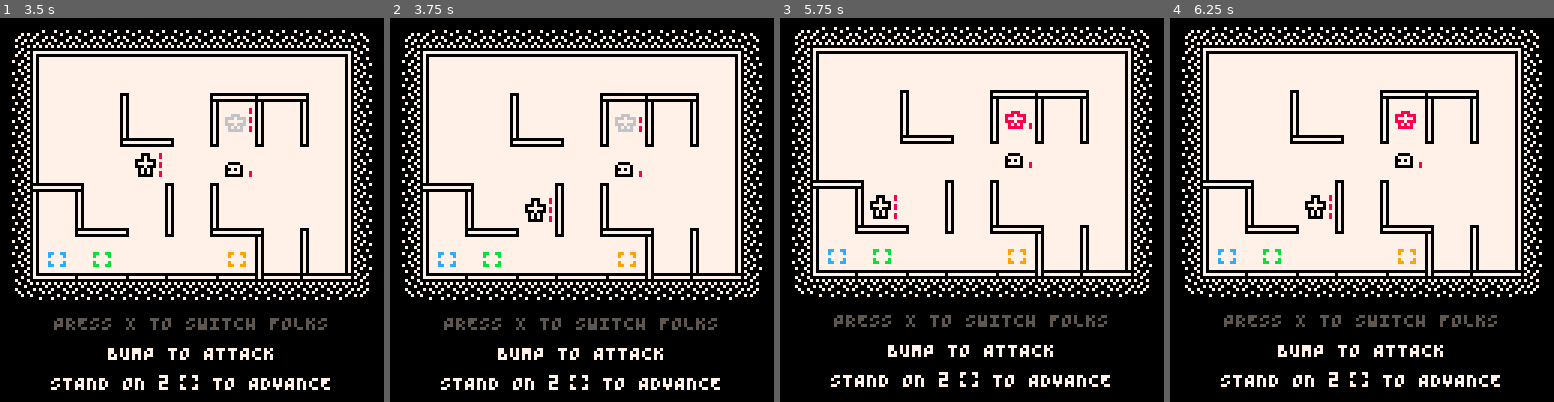
Above: before the commit, frames 1-4 (left to right).
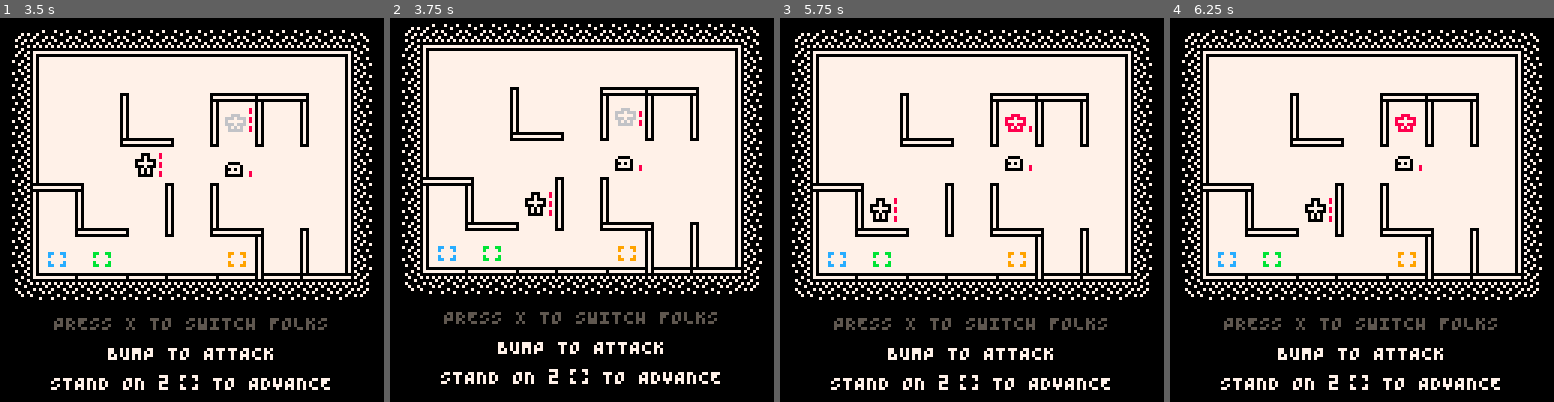
Above: after the commit, the same moments.

Repository: taylordolan/grid-folks
Game: PICO-8 cartridge grid_folks.p8
Two runs of this game, one before a commit and one after it. Both use one fixed random seed, a clock stepped at 60 frames per second and the inputs below.
Inputs:
- Up to frame 1 (3.5 s): tap X (X key) at 0.33, 1.07, 1.85, 2.97 s; tap O (Z key) at 0.7, 1.7, 2.1, 2.5, 2.9, 3.3 s; hold Right 1.6-2.1 s; hold Up 2.15-2.42 s; hold Right 2.47-3.03 s; hold Left from 3.08 s (still down)
- Up to frame 2 (3.75 s): release Left at 3.58 s; hold Down from 3.63 s (still down); tap O (Z key) at 3.7 s
- Up to frame 3 (5.75 s): release Down at 3.97 s; hold Right 4.02-4.68 s; tap X (X key) at 4.08, 5.2 s; tap O (Z key) every 0.4 s from 4.1 to 5.7 s; hold Up 4.73-5.03 s; hold Left 5.08-5.68 s; hold Down from 5.73 s (still down)
- Up to frame 4 (6.25 s): release Down at 6.03 s; hold Right from 6.08 s (still down); tap O (Z key) at 6.1 s

Frame 1 is identical in both runs. In frame 2, 13% of the frame differs, in the area x 3-97%, y 1-97%; in frame 3, 17%, in the area x 3-97%, y 2-97%; in frame 4, 17%.

Commit message:
flash threatened health

Diff:
--- a/grid_folks.p8
+++ b/grid_folks.p8
@@ -18,7 +18,7 @@
 -- [x] make it clearer that buttons need to be charged in order to heal
 -- [x] smooth out animations on new_num_effect and new_charge
 -- [x] maybe dash enemies should leave a visual trail
--- [ ] flash threatened health
+-- [x] flash threatened health
 -- [ ] make a clearer animation for when timid enemies wait
 -- [ ] optimize pathfinding/movement
 -- [ ] report cpu and framerate in debug mode
@@ -73,6 +73,7 @@
   ani_frames = 4
   shakes = {{0,0}}
   game_over = false
+  time = 0
 
 	-- lists of `things`
 	heroes = {}
@@ -173,6 +174,8 @@
 
 function _update60()
 
+  time += 1
+
   for next in all(enemies) do
     if next.health <= 0 and #next.pixels <= 1 then
       next:kill()
@@ -275,7 +278,7 @@
   local a = {0,0}
   local b = {-dir[1],-dir[2]}
   local c = {-dir[1]*2,-dir[2]*2}
-  shakes = {a,a,c,c,b,b,a}
+  shakes = {a,c,c,b,a}
 end
 
 function trim(_a)
@@ -1235,8 +1238,8 @@
 function draw_health(x_pos, y_pos, current, threatened, offset)
   -- draw current amount of health in dark red
 	for i = 1, current do
-		pset(x_pos + offset, y_pos + 10 - i * 3, 002)
-		pset(x_pos + offset, y_pos + 9 - i * 3, 002)
+		pset(x_pos + offset, y_pos + 10 - i * 3, flr(time/24) % 2 == 0 and 002 or 008)
+		pset(x_pos + offset, y_pos + 9 - i * 3, flr(time/24) % 2 == 0 and 002 or 008)
 	end
   -- draw current - threatened amount of health in light red
   for i = 1, current - threatened do
